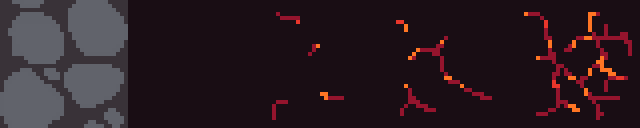
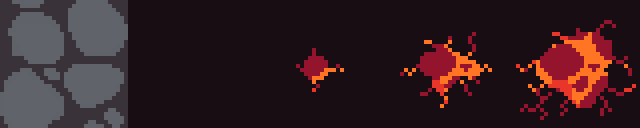
Revision of a layered 640 x 128 image; what changed, layer by layer:
painted on "Layer" over [left=272, top=12, right=636, bottom=120]
